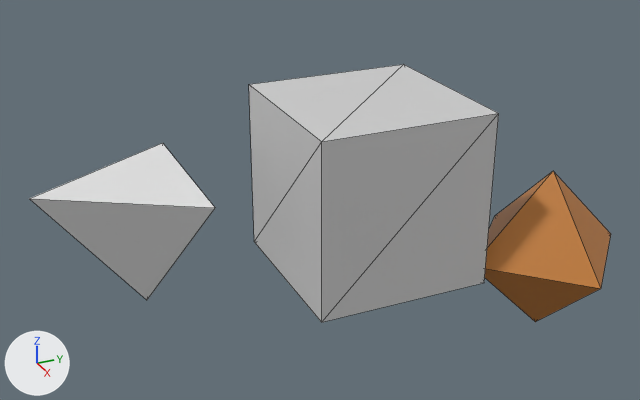
Before and after pictures for a commit that changed the COLLADA model Dice Roller/daes.scnassets/dice.dae.
One viewpoint serves both versions: a 50 mm lens placed at (7.38, -6.21, 4.87), pointed at (-0.93, -2.47, 0.71). The axes (+X, +Y, +Z) are drawn at lower left. The lights are the same throughout. Mesh edges are drawn as thin lines.

In view in the first picture: 'd4', 'd6', 'd8'.
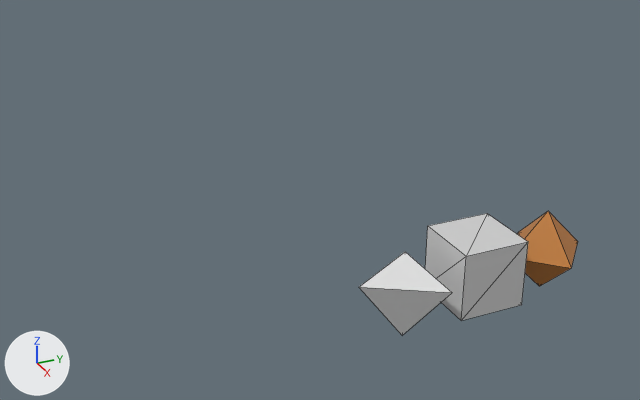
What differs and where, as boxes [x1, y1, x2, y2] in the pictures (640 x 400 px):
'd6', mesh rescaled, moved (59% narrower, 58% shorter)
    before: [249, 64, 499, 322]
    after: [425, 213, 528, 321]
'd4', reshaped, moved (50% narrower, 47% shorter)
    before: [29, 143, 215, 300]
    after: [359, 252, 452, 335]
'd8', mesh rescaled (52% narrower, 50% shorter)
    before: [484, 171, 611, 322]
    after: [518, 211, 578, 286]

Patch to the scene script:
```diff
--- a/Dice Roller/daes.scnassets/dice.dae.py
+++ b/Dice Roller/daes.scnassets/dice.dae.py
@@ me_cube @@
 me_cube.from_pydata(...)  # 6 vertices, 8 faces; spans x -1.0..1.0, y -1.0..1.0, z -1.0..1.0
 # used by ob_d8; location = (0.0, 0.0, 0.0)
+# me_cube part 1: the whole mesh is scaled about its middle by 0.5
 me_cube.materials.append(mat_material)
@@ me_cube_001 @@
 me_cube_001.from_pydata(...)  # 8 vertices, 12 faces; spans x -1.0..1.0, y -1.0..1.0, z -1.0..1.0
 # used by ob_d6; location = (-0.79, -1.964, 0.885)
+# me_cube_001 part 2: the whole mesh is scaled about its middle by 0.4
 me_cube_001.materials.append(mat_d6texture)
@@ me_cube_002 @@
 me_cube_002.from_pydata(...)  # 4 vertices, 4 faces; spans x -1.0..1.0, y -1.0..0.67, z -1.01..0.47
 # used by ob_d4; location = (-1.401, -4.522, 0.641)
-me_cube_002.vertices[0].co = (0.0, -1.0, 0.47)  # pixel (29, 198)
-me_cube_002.vertices[1].co = (-1.0, 0.67, 0.47)  # pixel (162, 142)
-me_cube_002.vertices[2].co = (0.0, 0.11, -1.01)  # pixel (146, 300)
-me_cube_002.vertices[3].co = (1.0, 0.67, 0.47)  # pixel (215, 207)
+# me_cube_002 part 3
+me_cube_002.vertices[0].co = (0.0, -0.55, 0.19)  # pixel (358, 287)
+me_cube_002.vertices[1].co = (-0.5, 0.28, 0.19)  # pixel (405, 251)
+me_cube_002.vertices[2].co = (0.0, 0.0, -0.56)  # pixel (402, 335)
+me_cube_002.vertices[3].co = (0.5, 0.28, 0.19)  # pixel (452, 292)
@@ ob_d6 @@
 ob_d6 = bpy.data.objects.new('d6', me_cube_001)
-ob_d6.location = (-0.79, -1.964, 0.885)
+ob_d6.location = (0.025, -0.98, 0.02)
@@ ob_d4 @@
 ob_d4 = bpy.data.objects.new('d4', me_cube_002)
-ob_d4.location = (-1.401, -4.522, 0.641)
+ob_d4.location = (0.138, -1.946, -0.029)
```
